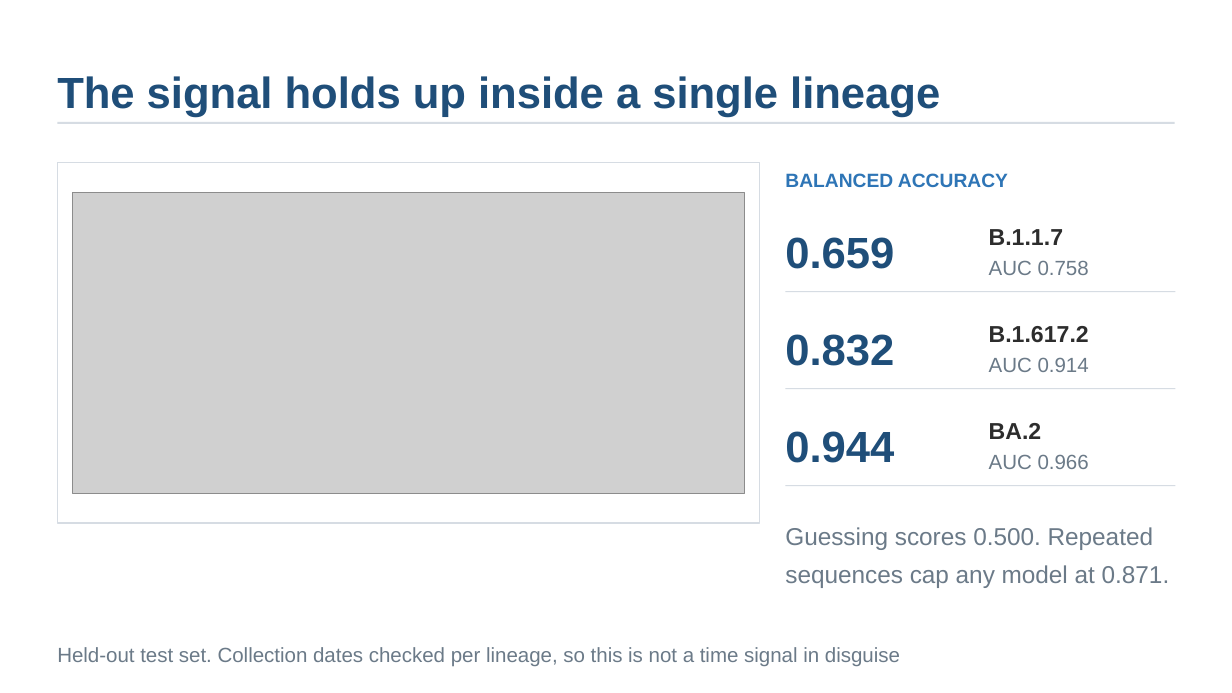
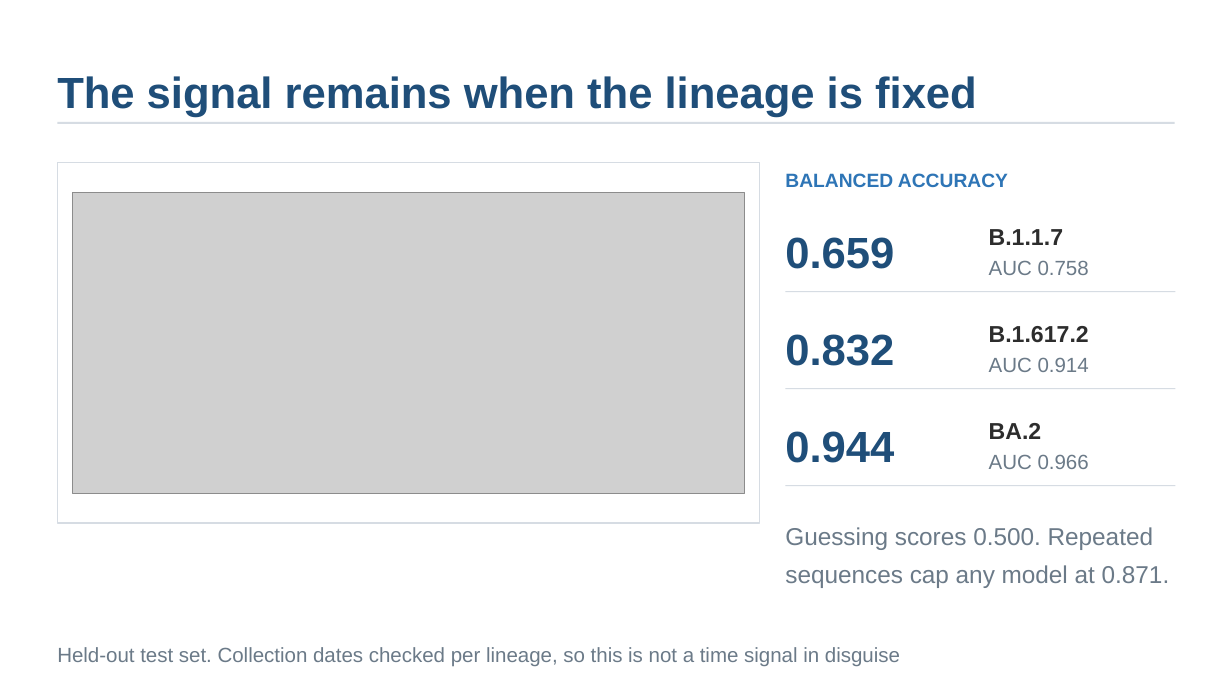
Before and after one commit to AzharAhmed-bot/covid-variant-analysis, a slide deck: slide 10 of deliverables/spike_variation_presentation.pptx. Drawn at 1232x693 pixels with LibreOffice and Linux fonts; fonts in the diff are those of the drawing; grey boxes stand for pictures. Boxes give left, top, right and bottom in pixels: in the first picture for what was removed or moved away, otherwise in the second. Text is boxed around its words. In the diff, an @@ line names an element or a change of style, - is before the commit and + after.

Commit message:
Apply writing style rules to slide text

```diff
--- a/deliverables/spike_variation_presentation.pptx
+++ b/deliverables/spike_variation_presentation.pptx
@@ text at <box>57,76,977,117</box>: text changed @@
-The signal holds up inside a single lineage
+The signal remains when the lineage is fixed
```
Also in this commit, not shown: 6 other slides changed, 1 other file.
